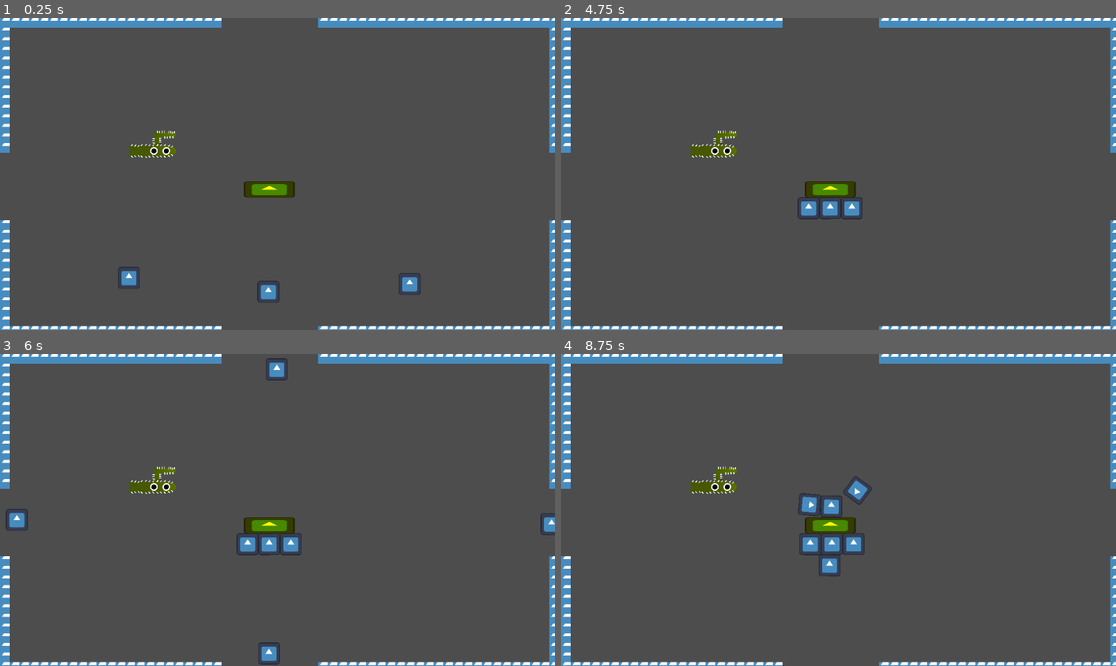
Above: before the commit, frames 1-4 (two rows, left to right).
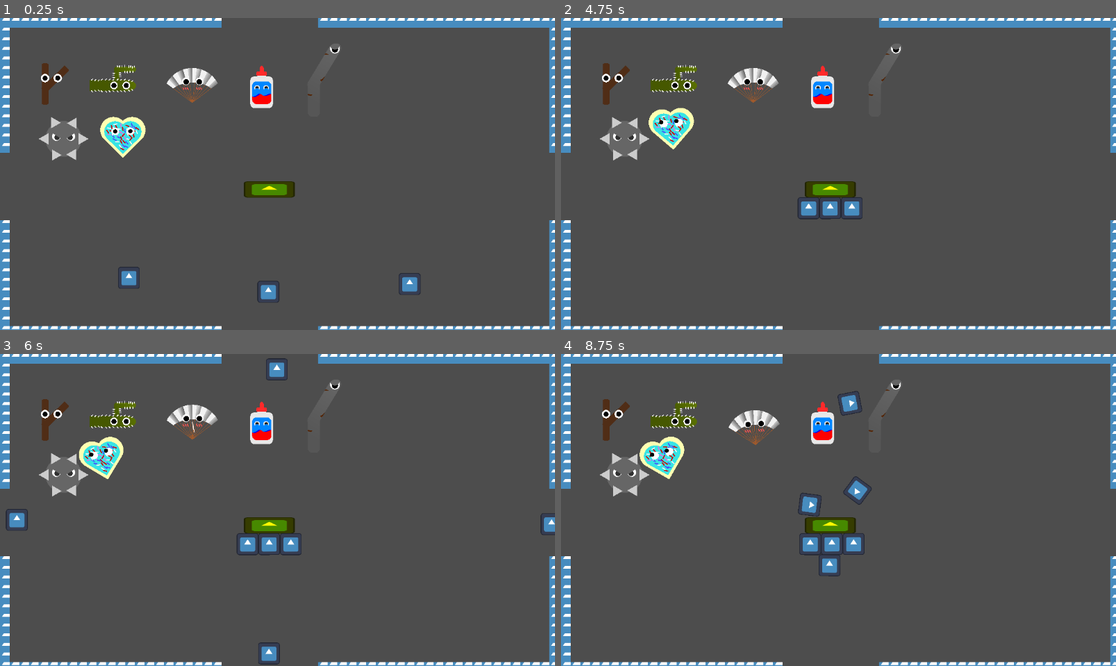
Above: after the commit, the same moments.

Repository: RainbowAsteroids/happy-birthday-bash
Game: Godot game, scene res://World/world.tscn
Two runs of this game, one before a commit and one after it. Both use one fixed random seed, a clock stepped at 60 frames per second and the inputs below. The engine's default icon, where the game draws it, is replaced by a stand-in: a white triangle on a blue panel in a dark square.
Inputs (mouse positions are in pixels of both pictures, inside the frame that each line leads up to):
- Up to frame 1 (0.25 s): no input
- Up to frame 2 (4.75 s): tap Enter (ui_accept) at 0.5, 0.77, 1.52, 2.75, 3.02, 3.5, 3.77, 4.25, 4.52 s; move the mouse to (716, 142) at 0.52 s; click (716, 142) at 0.67 s; move the mouse to (727, 189) at 1.27 s; click (727, 189) at 1.42 s; move the mouse to (894, 105) at 2.02 s; click (894, 105) at 2.17 s; move the mouse to (810, 236) at 2.77 s; click (810, 236) at 2.92 s; move the mouse to (1005, 220) at 3.52 s; click (1005, 220) at 3.67 s; move the mouse to (672, 127) at 4.27 s; click (672, 127) at 4.42 s
- Up to frame 3 (6 s): move the mouse to (305, 510) at 5.02 s; click (305, 510) at 5.17 s; move the mouse to (194, 432) at 5.77 s; click (194, 432) at 5.92 s
- Up to frame 4 (8.75 s): tap Enter (ui_accept) at 6.02, 6.77, 7.52 s; move the mouse to (960, 494) at 6.52 s; click (960, 494) at 6.67 s; move the mouse to (727, 525) at 7.27 s; click (727, 525) at 7.42 s; move the mouse to (894, 441) at 8.02 s; click (894, 441) at 8.17 s

The runs differ from the first frame. In frame 1, 3.5% of the frame differs, in the area x 7-62%, y 9-46%; in frame 2, 3.5%; in frame 3, 3.5%; in frame 4, 3.9%, in the area x 7-62%, y 9-53%.

Commit message:
add stick art; fix #24

Diff:
--- a/Enemy/enemy.gd
+++ b/Enemy/enemy.gd
@@ -8,6 +8,8 @@
 
 @onready var cake := Cake.instance
 @onready var initial_mass = mass
+
+@onready var sprite = $Icon
 
 var damage_multiplier := 1.0
 
@@ -31,8 +33,8 @@
 	if health <= 0:
 		queue_free()
 
-	self_modulate = Color.RED
+	sprite.modulate = Color.RED
 	await get_tree().process_frame
 	await get_tree().process_frame
 	await get_tree().process_frame
-	self_modulate = Color.WHITE
+	sprite.modulate = Color.WHITE
--- a/Weapon/Stick/Stick.tscn
+++ b/Weapon/Stick/Stick.tscn
@@ -1,12 +1,15 @@
-[gd_scene load_steps=6 format=3 uid="uid://ppkvtrwk7ipd"]
+[gd_scene load_steps=9 format=3 uid="uid://ppkvtrwk7ipd"]
 
 [ext_resource type="Script" path="res://Weapon/DamageWeapon.gd" id="1_w5qqt"]
-[ext_resource type="Texture2D" uid="uid://bar8284qe8857" path="res://Weapon/Stick/stick.png" id="2_fmy8t"]
 [ext_resource type="PackedScene" uid="uid://dmj0nad12uk3v" path="res://Weapon/moveable_handler.tscn" id="3_rv7xh"]
+[ext_resource type="Texture2D" uid="uid://dm58j2dqyfmeg" path="res://Weapon/Stick/stick-body.png" id="4_bc0my"]
 [ext_resource type="PackedScene" uid="uid://um068gckkmmf" path="res://Weapon/weapon_collision_handler.tscn" id="4_s0wwi"]
+[ext_resource type="Texture2D" uid="uid://dr3xx8f8cc5ip" path="res://Weapon/Stick/stick-left-pupil.png" id="5_v7lrb"]
+[ext_resource type="Script" path="res://Weapon/SugarCookie/googly-eye.gd" id="6_6qnwt"]
+[ext_resource type="Texture2D" uid="uid://buqqp7x77o02i" path="res://Weapon/Stick/stick-right-pupil.png" id="6_b578m"]
 
 [sub_resource type="RectangleShape2D" id="RectangleShape2D_vbg61"]
-size = Vector2(106, 26)
+size = Vector2(80, 109)
 
 [node name="Stick" type="RigidBody2D"]
 collision_layer = 4
@@ -15,14 +18,29 @@
 continuous_cd = 2
 linear_damp = 2.419
 script = ExtResource("1_w5qqt")
-durability = 15
-
-[node name="Stick" type="Sprite2D" parent="."]
-texture = ExtResource("2_fmy8t")
+durability = 40
 
 [node name="CollisionShape2D" type="CollisionShape2D" parent="."]
+position = Vector2(-5, -0.5)
 shape = SubResource("RectangleShape2D_vbg61")
 
 [node name="MoveableHandler" parent="." instance=ExtResource("3_rv7xh")]
 
 [node name="WeaponCollisionHandler" parent="." instance=ExtResource("4_s0wwi")]
+
+[node name="Sprites" type="Node2D" parent="."]
+scale = Vector2(0.5, 0.5)
+
+[node name="Stick-body" type="Sprite2D" parent="Sprites"]
+scale = Vector2(0.05, 0.05)
+texture = ExtResource("4_bc0my")
+
+[node name="Stick-left-pupil" type="Sprite2D" parent="Sprites"]
+scale = Vector2(0.05, 0.05)
+texture = ExtResource("5_v7lrb")
+script = ExtResource("6_6qnwt")
+
+[node name="Stick-right-pupil" type="Sprite2D" parent="Sprites"]
+scale = Vector2(0.05, 0.05)
+texture = ExtResource("6_b578m")
+script = ExtResource("6_6qnwt")
--- /dev/null
+++ b/Weapon/Stick/stick.svg
@@ -0,0 +1,85 @@
+<?xml version="1.0" encoding="UTF-8" standalone="no"?>
+<!-- Created with Inkscape (http://www.inkscape.org/) -->
+
+<svg
+   width="61.787144mm"
+   height="90.000191mm"
+   viewBox="0 0 61.787144 90.000191"
+   version="1.1"
+   id="svg5"
+   inkscape:version="1.2.2 (b0a8486541, 2022-12-01)"
+   sodipodi:docname="stick.svg"
+   xmlns:inkscape="http://www.inkscape.org/namespaces/inkscape"
+   xmlns:sodipodi="http://sodipodi.sourceforge.net/DTD/sodipodi-0.dtd"
+   xmlns="http://www.w3.org/2000/svg"
+   xmlns:svg="http://www.w3.org/2000/svg">
+  <sodipodi:namedview
+     id="namedview7"
+     pagecolor="#505050"
+     bordercolor="#ffffff"
+     borderopacity="1"
+     inkscape:showpageshadow="0"
+     inkscape:pageopacity="0"
+     inkscape:pagecheckerboard="1"
+     inkscape:deskcolor="#505050"
+     inkscape:document-units="mm"
+     showgrid="true"
+     inkscape:zoom="2.587745"
+     inkscape:cx="51.589319"
+     inkscape:cy="162.68991"
+     inkscape:window-width="2548"
+     inkscape:window-height="1400"
+     inkscape:window-x="0"
+     inkscape:window-y="0"
+     inkscape:window-maximized="1"
+     inkscape:current-layer="layer1">
+    <inkscape:grid
+       type="xygrid"
+       id="grid132"
+       spacingx="5"
+       spacingy="5"
+       units="mm"
+       color="#0099e5"
+       opacity="0.49019608"
+       empcolor="#00e5d9"
+       empopacity="0.61568627"
+       originx="-33.15984"
+       originy="-9.9999064" />
+  </sodipodi:namedview>
+  <defs
+     id="defs2" />
+  <g
+     inkscape:label="Layer 1"
+     inkscape:groupmode="layer"
+     id="layer1"
+     transform="translate(-33.159841,-9.9999064)">
+    <path
+       id="rect296"
+       style="fill:#502d16;stroke-width:14.1421;stroke-linecap:round;stroke-linejoin:round"
+       d="m 37.872107,9.9999064 c -1.591193,0 -2.872176,1.2809836 -2.872176,2.8721766 v 50.4517 c -0.582972,0.804859 -0.584751,1.894681 0,2.702678 v 31.101461 c 0,1.591192 1.280983,2.872178 2.872176,2.872178 h 9.255766 c 1.591193,0 2.872176,-1.280986 2.872176,-2.872178 V 69.580249 l 44.249495,-43.32087 c 0.91593,-0.896699 0.93184,-2.356222 0.03514,-3.272152 l -7.256404,-7.41195 c -0.8967,-0.91593 -2.356223,-0.931323 -3.272152,-0.03462 L 50.000049,48.588249 V 12.872083 c 0,-1.591193 -1.280983,-2.8721766 -2.872176,-2.8721766 z" />
+    <circle
+       style="fill:#ffffff;stroke-width:12.292;stroke-linecap:round;stroke-linejoin:round"
+       id="path565"
+       cx="42.37883"
+       cy="42.165321"
+       r="9.2189894" />
+    <circle
+       style="fill:#000000;stroke-width:7.24711;stroke-linecap:round;stroke-linejoin:round"
+       id="circle619"
+       cx="42.37883"
+       cy="42.165321"
+       r="5.435329" />
+    <circle
+       style="fill:#ffffff;stroke-width:12.292;stroke-linecap:round;stroke-linejoin:round"
+       id="circle634"
+       cx="70.235733"
+       cy="42.165321"
+       r="9.2189894" />
+    <circle
+       style="fill:#000000;stroke-width:7.24711;stroke-linecap:round;stroke-linejoin:round"
+       id="circle636"
+       cx="70.235733"
+       cy="42.165321"
+       r="5.435329" />
+  </g>
+</svg>
--- a/World/world.tscn
+++ b/World/world.tscn
@@ -1,12 +1,18 @@
-[gd_scene load_steps=12 format=3 uid="uid://dkphvvx1s48hi"]
+[gd_scene load_steps=18 format=3 uid="uid://dkphvvx1s48hi"]
 
 [ext_resource type="PackedScene" uid="uid://bph5vow85w8do" path="res://ball.tscn" id="1_f4dmd"]
 [ext_resource type="Script" path="res://World/spinnyboi.gd" id="2_p7rve"]
 [ext_resource type="Texture2D" uid="uid://cc2j3r46e7v2x" path="res://icon.svg" id="3_ivn4p"]
 [ext_resource type="PackedScene" uid="uid://kyp60bl755aw" path="res://Cake/cake.tscn" id="4_2ehdc"]
 [ext_resource type="PackedScene" uid="uid://b5ijahjdcyd0y" path="res://Enemy/enemy.tscn" id="5_c162b"]
+[ext_resource type="PackedScene" uid="uid://ppkvtrwk7ipd" path="res://Weapon/Stick/Stick.tscn" id="7_glkn3"]
 [ext_resource type="PackedScene" uid="uid://c7i5kuuhsy4tp" path="res://Enemy/enemy_spawner.tscn" id="7_hxux6"]
 [ext_resource type="PackedScene" uid="uid://r6u5udtbm6jn" path="res://Weapon/Cactus/cactus.tscn" id="7_wwsfe"]
+[ext_resource type="PackedScene" uid="uid://bw8q50xti3s4n" path="res://Weapon/Pipe/pipe.tscn" id="8_qyu74"]
+[ext_resource type="PackedScene" uid="uid://q3onn125gdt7" path="res://Weapon/Glue/glue.tscn" id="10_g2gcj"]
+[ext_resource type="PackedScene" uid="uid://ddwrunmww2qba" path="res://Weapon/Fan/fan.tscn" id="11_koefx"]
+[ext_resource type="PackedScene" uid="uid://bwfqljprf240h" path="res://Weapon/SpikeyBall/spikey_ball.tscn" id="12_h34yp"]
+[ext_resource type="PackedScene" uid="uid://dix336iqjmom1" path="res://Weapon/SugarCookie/sugar_cookie.tscn" id="13_a75f8"]
 
 [sub_resource type="TileSetAtlasSource" id="TileSetAtlasSource_xu6c7"]
 texture = ExtResource("3_ivn4p")
@@ -103,5 +109,23 @@
 shape = SubResource("RectangleShape2D_psh5m")
 metadata/_edit_lock_ = true
 
+[node name="Stick" parent="." instance=ExtResource("7_glkn3")]
+position = Vector2(114, 137)
+
 [node name="Cactus" parent="." instance=ExtResource("7_wwsfe")]
-position = Vector2(317, 262)
+position = Vector2(234, 126)
+
+[node name="Fan" parent="." instance=ExtResource("11_koefx")]
+position = Vector2(399, 140)
+
+[node name="Glue" parent="." instance=ExtResource("10_g2gcj")]
+position = Vector2(543, 143)
+
+[node name="Pipe" parent="." instance=ExtResource("8_qyu74")]
+position = Vector2(673, 129)
+
+[node name="SpikeyBall" parent="." instance=ExtResource("12_h34yp")]
+position = Vector2(132, 251)
+
+[node name="SugarCookie" parent="." instance=ExtResource("13_a75f8")]
+position = Vector2(255, 244)
Binary file added: Weapon/Stick/stick-body.png
Not shown, added: Weapon/Stick/stick-body.png.import
Binary file added: Weapon/Stick/stick-left-pupil.png
Not shown, added: Weapon/Stick/stick-left-pupil.png.import
Binary file added: Weapon/Stick/stick-right-pupil.png
Not shown, added: Weapon/Stick/stick-right-pupil.png.import
Not shown, added: Weapon/Stick/stick.svg.import
